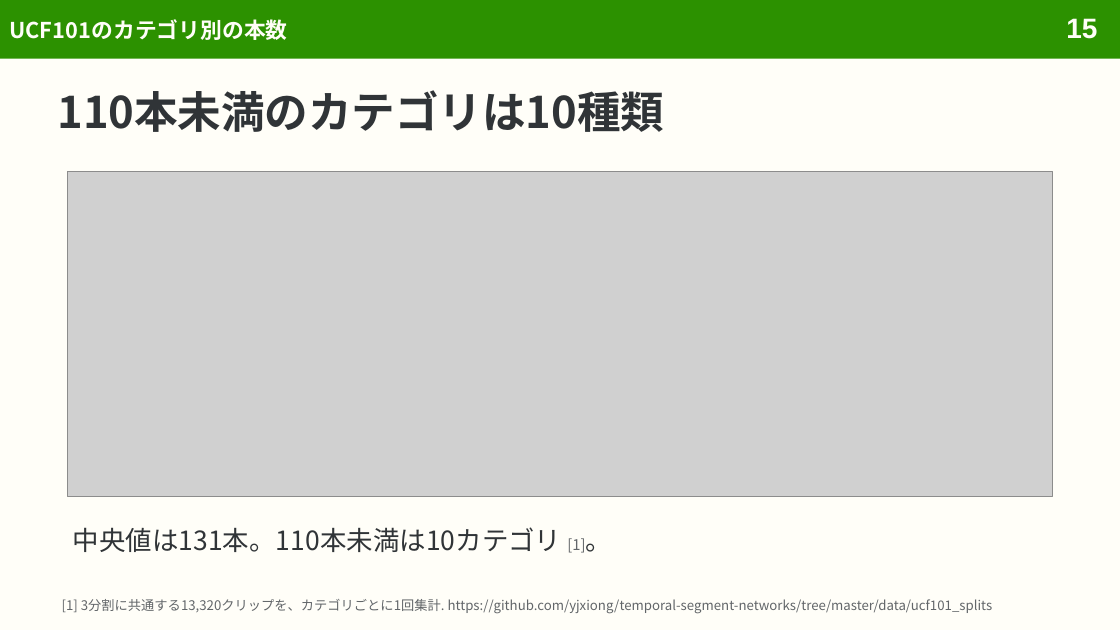
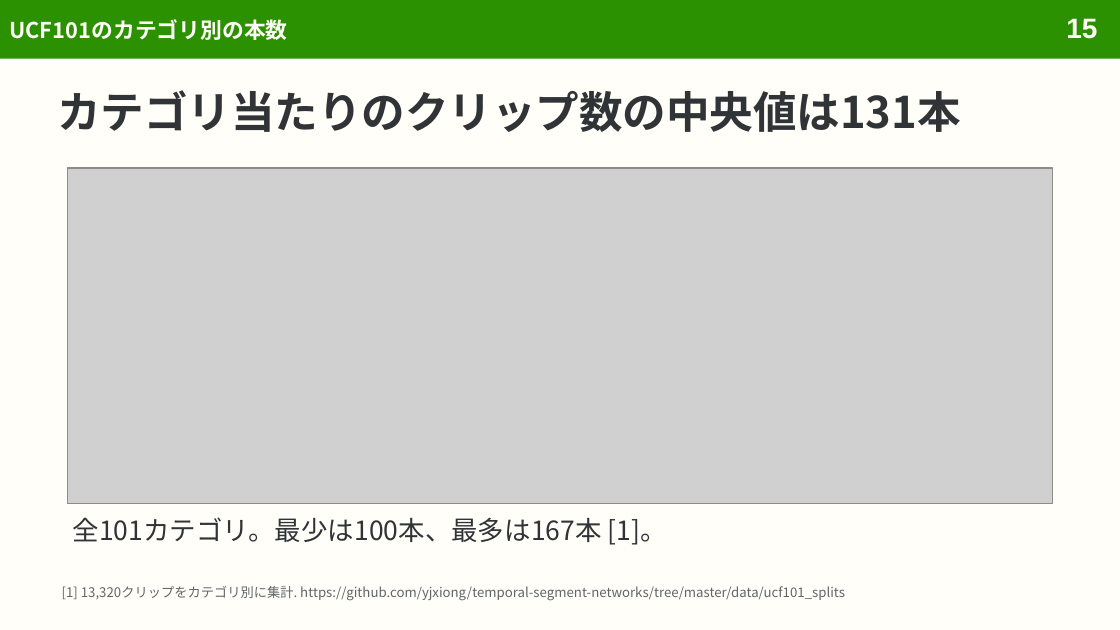
Before and after one commit to sasakiy84/datasets-in-10-minutes, a slide deck: slide 15 of slides/datasets-in-10-minutes-ucf101.pptx. Drawn at 1120x630 pixels with LibreOffice and Linux fonts; fonts in the diff are those of the drawing; grey boxes stand for pictures. Boxes give left, top, right and bottom in pixels: in the first picture for what was removed or moved away, otherwise in the second. Text is boxed around its words. In the diff, an @@ line names an element or a change of style, - is before the commit and + after.

```diff
--- a/slides/datasets-in-10-minutes-ucf101.pptx
+++ b/slides/datasets-in-10-minutes-ucf101.pptx
@@ title at bbox=[57, 90, 960, 132]: text changed @@
-110本未満のカテゴリは10種類
+カテゴリ当たりのクリップ数の中央値は131本
@@ picture: place and size @@
-picture at bbox=[67, 171, 1053, 496]
+picture at bbox=[67, 168, 1053, 504]
@@ text at bbox=[73, 517, 667, 545]: text changed @@
-中央値は131本。110本未満は10カテゴリ [1]。
+全101カテゴリ。最少は100本、最多は167本 [1]。
@@ text at bbox=[62, 586, 845, 601]: text changed @@
-[1] 3分割に共通する13,320クリップを、カテゴリごとに1回集計. https://github.com/yjxiong/temporal-segment-networks/tree/master/data/ucf101_splits
+[1] 13,320クリップをカテゴリ別に集計. https://github.com/yjxiong/temporal-segment-networks/tree/master/data/ucf101_splits
```
Also in this commit, not shown: 37 other slides changed, 2 slides added, 10 other files.
